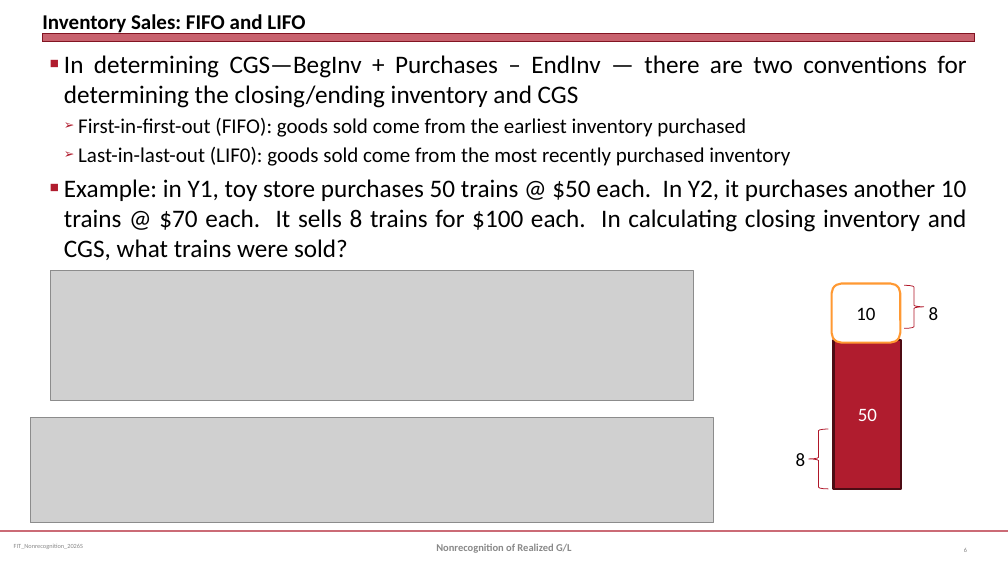
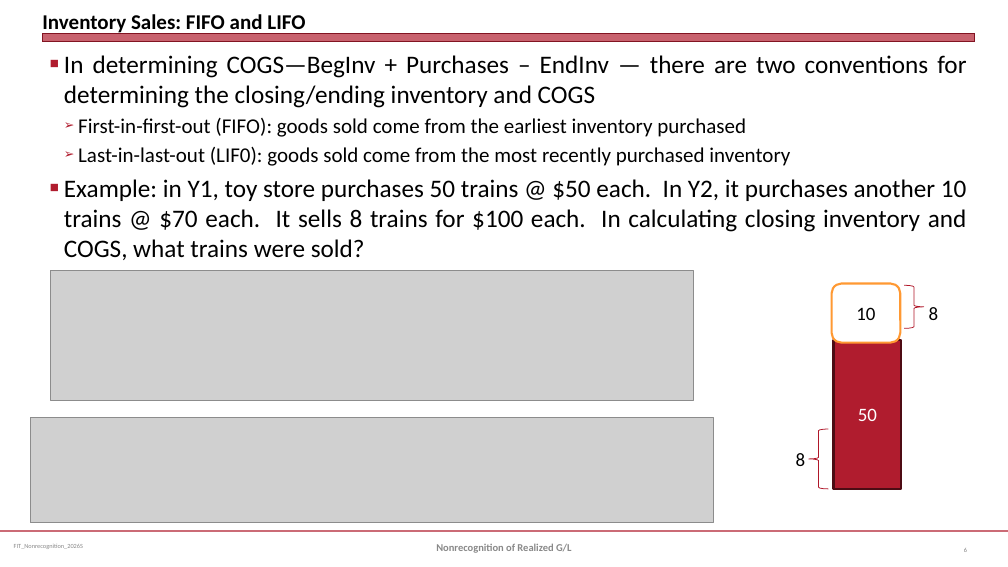
Before and after one commit to jmc877/Fed-Income-Tax, a slide deck: slide 6 of slides/FIT_NonrecognitionGL_2026S.pptx. Drawn at 1008x567 pixels with LibreOffice and Linux fonts; fonts in the diff are those of the drawing; grey boxes stand for pictures. Boxes give left, top, right and bottom in pixels: in the first picture for what was removed or moved away, otherwise in the second. Text is boxed around its words. In the diff, an @@ line names an element or a change of style, - is before the commit and + after.

```diff
--- a/slides/FIT_NonrecognitionGL_2026S.pptx
+++ b/slides/FIT_NonrecognitionGL_2026S.pptx
@@ text at [64,55,966,108]: text changed @@
-■ In determining CGS—BegInv + Purchases – EndInv — there are two conventions for determining the closing/ending inventory and CGS
+■ In determining COGS—BegInv + Purchases – EndInv — there are two conventions for determining the closing/ending inventory and COGS
@@ text at [64,179,967,260]: text changed @@
-■ Example: in Y1, toy store purchases 50 trains @ $50 each. In Y2, it purchases another 10 trains @ $70 each. It sells 8 trains for $100 each. In calculating closing inventory and CGS, what trains were sold?
+■ Example: in Y1, toy store purchases 50 trains @ $50 each. In Y2, it purchases another 10 trains @ $70 each. It sells 8 trains for $100 each. In calculating closing inventory and COGS, what trains were sold?
```
Also in this commit, not shown: 3 other slides changed, 1 other file.
